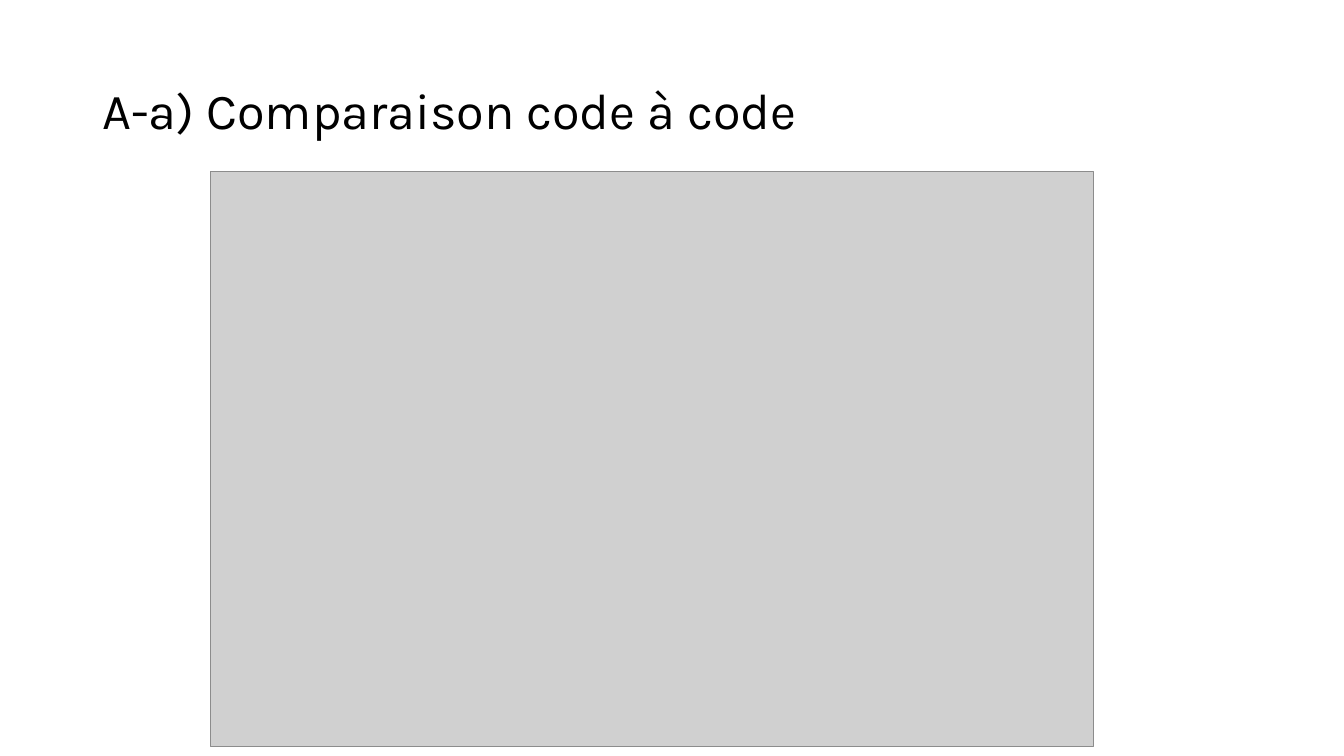
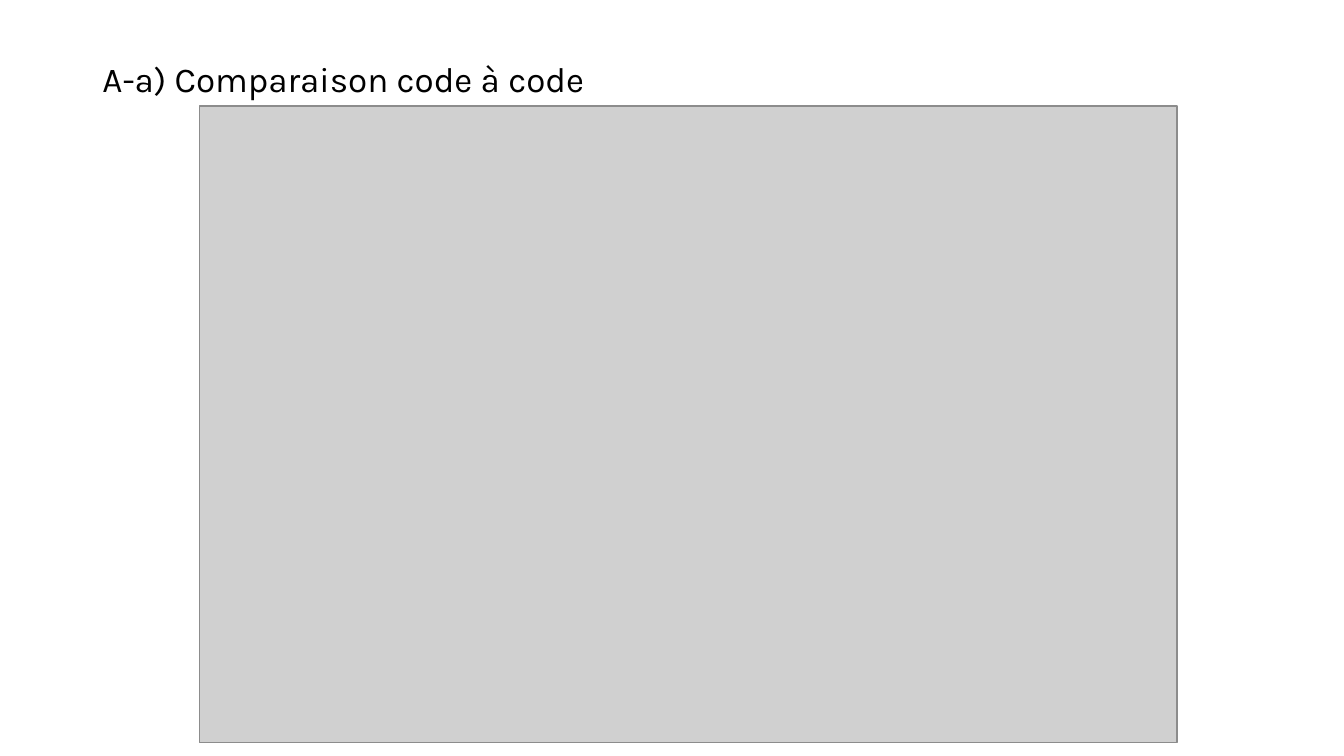
Before and after one commit to mehdibendaya/MEC8211DEV2, a slide deck: slide 5 of Devoir_2.pptx. Drawn at 1344x756 pixels with LibreOffice and Linux fonts; fonts in the diff are those of the drawing; grey boxes stand for pictures. Boxes give left, top, right and bottom in pixels: in the first picture for what was removed or moved away, otherwise in the second. Text is boxed around its words. In the diff, an @@ line names an element or a change of style, - is before the commit and + after.

```diff
--- a/Devoir_2.pptx
+++ b/Devoir_2.pptx
@@ title "A-a) Comparaison code à code" at (x1=102, y1=65, x2=584, y2=101): size 36 to 25 pt @@
@@ picture resized from (x1=211, y1=171, x2=1094, y2=747) to (x1=200, y1=106, x2=1178, y2=743) @@
```
Also in this commit, not shown: 10 other slides changed, 1 slide added, 1 slide removed, 8 other files.
